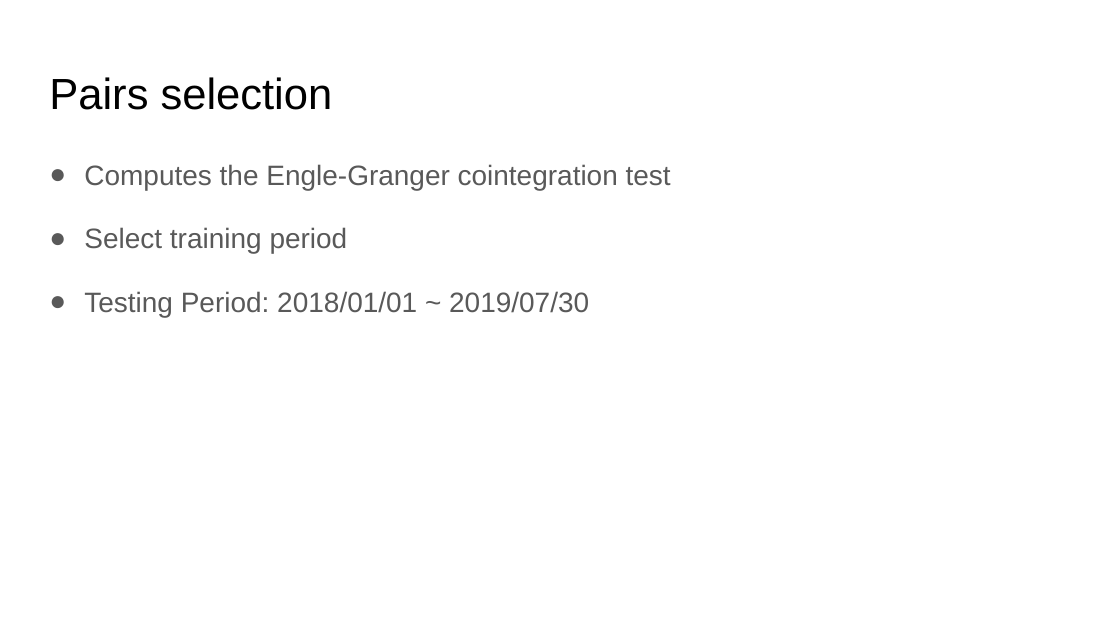
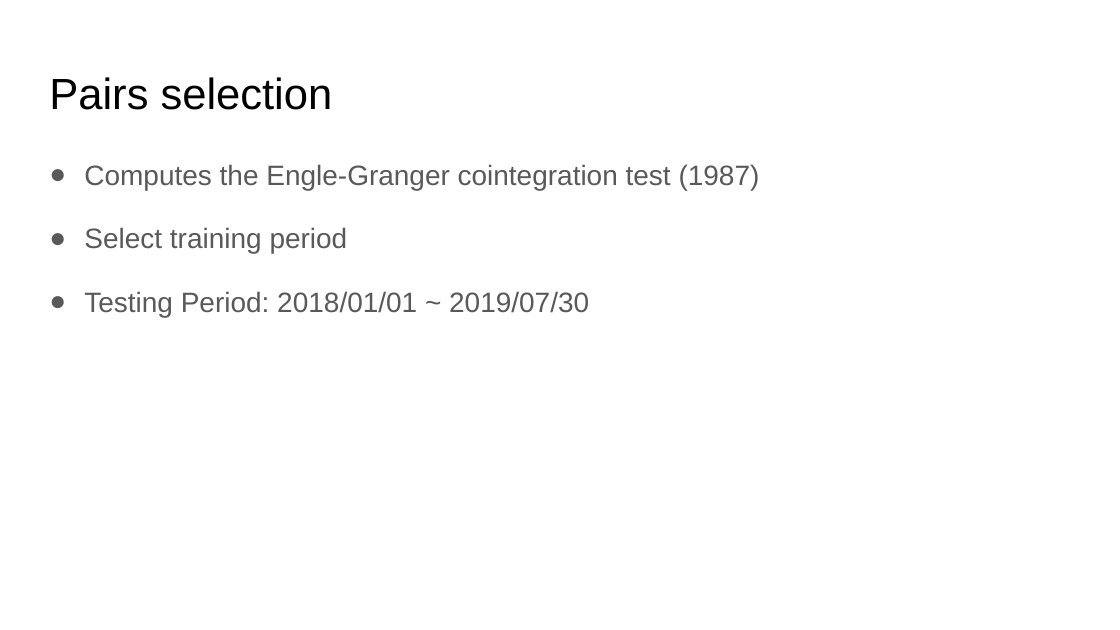
Before and after one commit to thtang/Pair-trading, a slide deck: slide 4 of Pair trading for Currencies.pptx. Drawn at 1120x630 pixels with LibreOffice and Linux fonts; fonts in the diff are those of the drawing. Boxes give left, top, right and bottom in pixels: in the first picture for what was removed or moved away, otherwise in the second. Text is boxed around its words. In the diff, an @@ line names an element or a change of style, - is before the commit and + after.

```diff
--- a/Pair trading for Currencies.pptx
+++ b/Pair trading for Currencies.pptx
@@ text at bbox=[84, 164, 760, 190]: text changed @@
-● Computes the Engle-Granger cointegration test
+● Computes the Engle-Granger cointegration test (1987)
```
Also in this commit, not shown: 14 other slides changed, 5 slides added, 20 other files.
